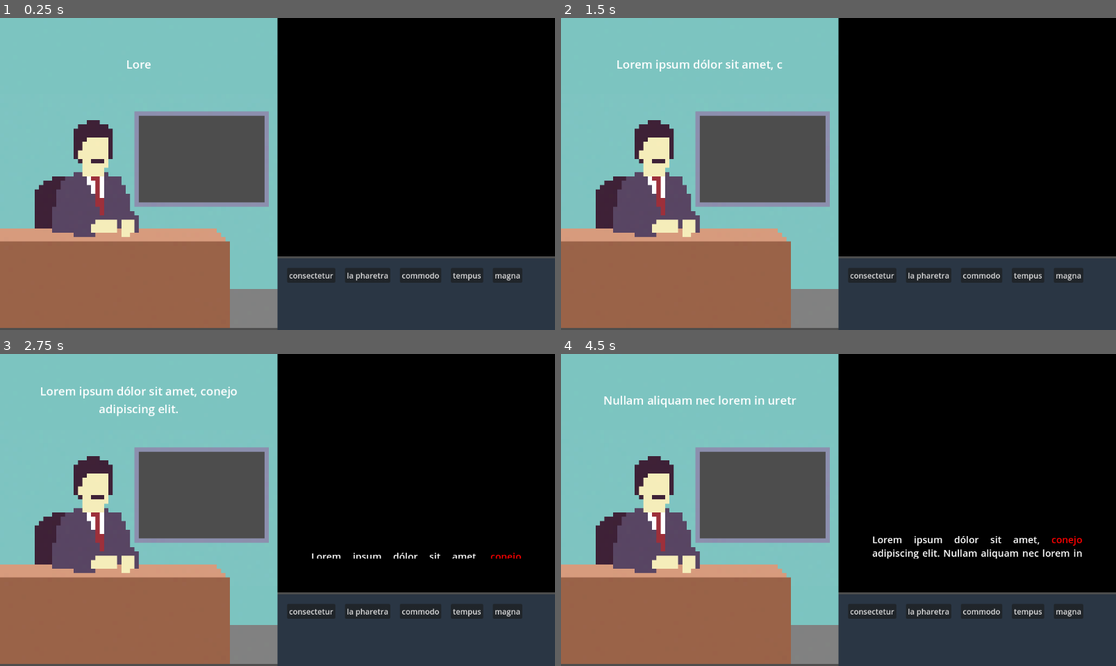
Above: before the commit, frames 1-4 (two rows, left to right).
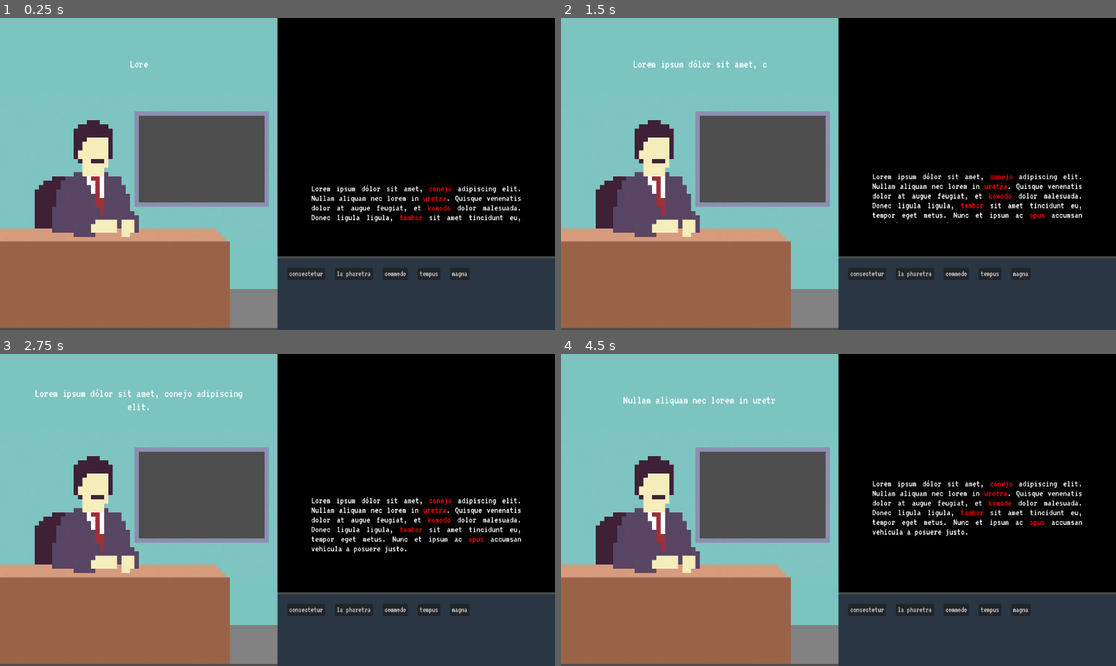
Above: after the commit, the same moments.

Repository: milksake/Teleprompter
Game: Godot game, scene res://Scenes/main.tscn
Same seed, same stepped clock (60 frames per second), same inputs: the game is played once before the commit and once after it. The project has no main scene, so this scene is started directly. The engine's default icon, where the game draws it, is replaced by a stand-in: a white triangle on a blue panel in a dark square.
Inputs:
- Up to frame 1 (0.25 s): no input
- Up to frame 2 (1.5 s): tap Enter at 0.5 s
- Up to frame 3 (2.75 s): no input
- Up to frame 4 (4.5 s): no input

The runs differ from the first frame. In frame 1, 2.4% of the frame differs, in the area x 22-95%, y 13-85%; in frame 2, 3.1%; in frame 3, 3.9%; in frame 4, 4.1%, in the area x 7-95%, y 13-85%.

Commit message:
cambio de letra y menu modificado

Diff:
--- a/UI/main_menu.tscn
+++ b/UI/main_menu.tscn
@@ -1,21 +1,16 @@
-[gd_scene load_steps=4 format=3 uid="uid://duog1u5ljhlbi"]
+[gd_scene load_steps=3 format=3 uid="uid://duog1u5ljhlbi"]
 
 [ext_resource type="Script" path="res://UI/main_menu.gd" id="1_fte1f"]
-
-[sub_resource type="Gradient" id="Gradient_2daa0"]
-offsets = PackedFloat32Array(1)
-colors = PackedColorArray(0.0429136, 0.191922, 0.112343, 1)
-
-[sub_resource type="GradientTexture2D" id="GradientTexture2D_2xrst"]
-gradient = SubResource("Gradient_2daa0")
+[ext_resource type="Texture2D" uid="uid://b3r7vigsvrea2" path="res://UI/bg_menu.png" id="1_l750d"]
 
 [node name="MainMenu" type="TextureRect"]
+texture_filter = 1
 anchors_preset = 15
 anchor_right = 1.0
 anchor_bottom = 1.0
 grow_horizontal = 2
 grow_vertical = 2
-texture = SubResource("GradientTexture2D_2xrst")
+texture = ExtResource("1_l750d")
 script = ExtResource("1_fte1f")
 
 [node name="VBoxContainer" type="VBoxContainer" parent="."]
@@ -23,13 +18,16 @@
 anchors_preset = 15
 anchor_right = 1.0
 anchor_bottom = 1.0
+offset_left = 563.0
+offset_top = 136.0
+offset_bottom = -136.0
 grow_horizontal = 2
 grow_vertical = 2
 
 [node name="Label" type="Label" parent="VBoxContainer"]
 layout_mode = 2
 size_flags_vertical = 3
-theme_override_font_sizes/font_size = 50
+theme_override_font_sizes/font_size = 100
 text = "Teleprompter"
 horizontal_alignment = 1
 vertical_alignment = 1
@@ -44,14 +42,14 @@
 unique_name_in_owner = true
 layout_mode = 2
 size_flags_vertical = 4
-theme_override_font_sizes/font_size = 30
+theme_override_font_sizes/font_size = 50
 text = "Start"
 
 [node name="LevelButton" type="Button" parent="VBoxContainer/HBoxContainer"]
 unique_name_in_owner = true
 layout_mode = 2
 size_flags_vertical = 4
-theme_override_font_sizes/font_size = 30
+theme_override_font_sizes/font_size = 50
 text = "Elegir Nivel"
 
 [connection signal="pressed" from="VBoxContainer/HBoxContainer/StartButton" to="." method="_on_start_button_pressed"]
--- a/project.godot
+++ b/project.godot
@@ -18,6 +18,10 @@
 
 Globals="*res://Globals/Globals.gd"
 
+[gui]
+
+theme/custom_font="res://VT323-Regular.ttf"
+
 [rendering]
 
 renderer/rendering_method="mobile"
Binary file added: UI/bg_menu.png
Not shown, added: UI/bg_menu.png.import
Binary file added: VT323-Regular.ttf
Not shown, added: VT323-Regular.ttf.import
